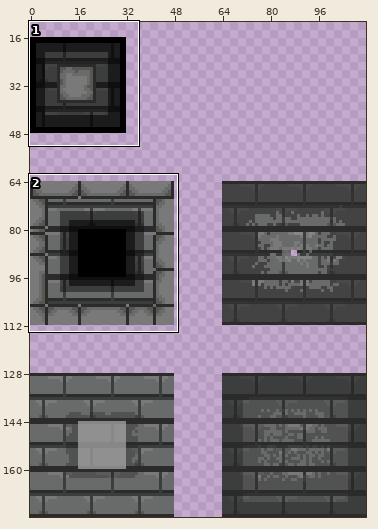
One commit to this sprite sheet: Assets/Art/Sprites/Background/Piso.png. The picture above shows the old version from afar; the outline marks the close-up.
Close-up. The starting point:
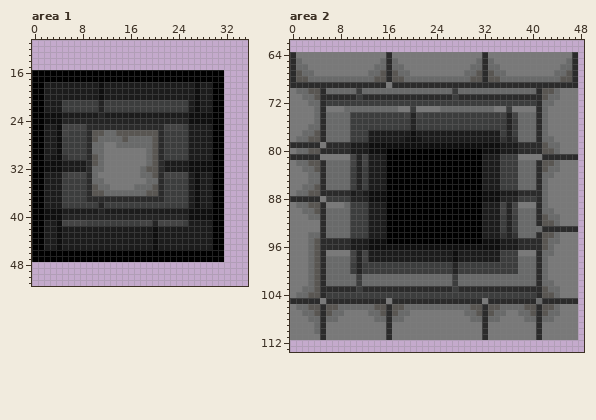
The file is 112x176 pixels. Colours within 5 levels of each other are drawn and written as one. Shown: area 1: x 0..35, y 11..51; area 2: x 0..48, y 62..113. The wide view leaves out empty margins. The commit also changed other parts of the picture, which this record leaves out.
Now the later version:
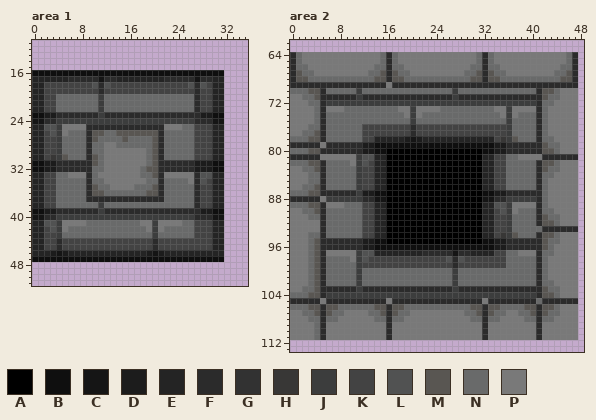
Palette (. is transparent): A #000000  B #0f0f0f  C #151515  D #1c1c1c  E #242424  F #2b2b2b  G #323232  H #383736  J #3c3d3d  K #434343  L #515252  M #595652  N #696a6a  P #797979
Diff:
Area 1:
y 16: x 0..31 AAAAAAAAAAAAAAAAAAAAAAAAAAAAAAAA -> BBBBBBBBBBBBBBBBBBBBBBBBBBBBBBBB
y 17: x 0..31 AAAAAAAAAAAAAAAAAAAAAAAAAAAAAAAA -> EEEEEEFFFFFCFFEEEEEEEEFFFFFCFFEE
y 18: x 0..31 AADDDDDDDDDBDDDDDDDDDDDDDDDBDDAA -> EEKKKKKKKKLFLKKKKKKKKKKKKKLFLKEE
y 19: x 0..31 AADDDDDDDDDBDDDDDDDDDDDDDDDBDDAA -> EEKKKKKKKKKFKKKKKKKKKKKKKKKFKKEE
y 20: x 0..31 AADDDDDDDDDBDDDDDDDDDDDDDDDBDDAA -> EEKKNNNNNNNJNNNNNNNNNNNNNNNFKKEE
y 21..22: x 0..31 AADDDJJJJJJEJJJJJJJJJJJJJJDBDDAA -> EEKKNNNNNNNJNNNNNNNNNNNNNNNFKKEE
y 23: x 0..31 AABBBDDDDDDEDDDDDDDDDDDDDDBBBBAA -> BBDDFFFFFFFJFFFFFFFFFFFFFFFFDDBB
y 24: x 0..31 AABBBEEEEEEEEEEEEEEEEEEEEEBBBBAA -> CCFFJJJJJJJJJJJJJJJJJJJJJJJFFFCC
y 25: x 0..8 AADDBKKKK -> EELLJPPPP; x 22..31 KKKJDDDDAA -> PPPNNKKKEE
y 26: x 0..8 AADDBKJJJ -> EEKLJPNNN; x 22..31 JJJJDDDDAA -> NNNNNKKKEE
y 27..29: x 0..8 AADDBJJJJ -> EEKKJNNNN; x 22..31 JJJJDDDDAA -> NNNNNKKKEE
y 30: x 0..8 AADCBGJJJ -> EEKHJMNNN; x 22..31 JJJJDDDDAA -> NNNNNKKKEE
y 31..32: x 0..8 AABBBDDDD -> BBDDFFFFF; x 22..31 DDDDBBBBAA -> FFFFFDDDBB
y 33: x 0..8 AADDDJKKK -> EEKKNNPPP; x 22..31 KKKKDBDDAA -> PPPPPFLLEE
y 34: x 0..8 AADDDJJJJ -> EEKKNNNNN; x 22..31 JJJJDBDDAA -> NNNNPFLKEE
y 35..37: x 0..8 AADDDJJJJ -> EEKKNNNNN; x 22..31 JJJJDBDDAA -> NNNNNFKKEE
y 38: x 0..31 AADDDJJJJJJEJJJJJJJJJJJJJJDBDDAA -> EEKKNNNNNNNJNNNNNNNNNNNNNNNFKKEE
y 39: x 0..31 AABBBDDDDDDEDDDDDDDDDDDDDDBBBBAA -> BBDDFFFFFFFJFFFFFFFFFFFFFFFFDDBB
y 40: x 0..31 AABBBEEEEEEEEEEEEEEEEEEEEEBBBBAA -> CCFFJJJJJJJJJJJJJJJJJJJJJJJFFFCC
y 41: x 0..31 AADDBKKKKJJJJJJJJJKKEKKKKJDDDDAA -> EELLJPPPPNNNNNNNNNPPJPPPPNNKKKEE
y 42: x 0..31 AADDBDDDDDDDDDDDDDDDBDDDDDDDDDAA -> EEKLJPNNNNNNNNNNNNNPJPNNNNNKKKEE
y 43: x 0..31 AADDBDDDDDDDDDDDDDDDBDDDDDDDDDAA -> EEKKJNNNNNNNNNNNNNNNJNNNNNNKKKEE
y 44..45: x 0..31 AADDBDDDDDDDDDDDDDDDBDDDDDDDDDAA -> EEKKFKKKKKKKKKKKKKKKFKKKKKKKKKEE
y 46: x 0..31 AAAAAAAAAAAAAAAAAAAAAAAAAAAAAAAA -> EEEDCDEEEEEEEEEEEEEDCDEEEEEEEEEE
y 47: x 0..31 AAAAAAAAAAAAAAAAAAAAAAAAAAAAAAAA -> BBBBBBBBBBBBBBBBBBBBBBBBBBBBBBBB
Area 2:
y 64: x 1 P -> N; x 15 P -> N; x 17 P -> N; x 31 P -> N; x 33 P -> N; x 46 P -> N
y 70: x 0 P -> N
y 74: x 10..37 JJJJJJJJJKEKJJJJJJJJJJJJJKEK -> NNNNNNNNNPJPNNNNNNNNNNNNNPJP
y 75: x 10..37 JJJJJJJJJJEJJJJJJJJJJJJJJJEJ -> NNNNNNNNNNJNNNNNNNNNNNNNNNJN
y 76: x 10..37 JJJJJJJJJJEJJJJJJJJJJJJJJJEJ -> NNKKKKKKKKFKKKKKKKKKKKKKKKJN
y 77: x 10..37 JJJDDDDDDDBDDDDDDDDDDDDDDJEJ -> NNKKKKKKKKFKKKKKKKKKKKKKKKJN
y 78: x 0 P -> N; x 10..37 JJJDDDDDDCBCDDDDDDDDDDDDDGEG -> NNKKEEEEEDCDEEEEEEEEEEEEKHJM
y 79: x 10..11 DD -> FF; x 13 B -> D; x 34 B -> D; x 36..37 DD -> FF
y 80: x 0 P -> N; x 10..11 DD -> FF; x 13 B -> D; x 34 B -> D; x 36..37 DD -> FF
y 81: x 10..15 KEKDDD -> PJLLEE; x 32..37 DDDJJJ -> EEKKNN
y 82: x 0 P -> N; x 10..15 KEKDDD -> PJLKEE; x 32..37 DDDJJJ -> EEKKNN
y 83..86: x 10..15 JEJDDD -> NJKKEE; x 32..37 DDDJJJ -> EEKKNN
y 87: x 0 P -> N; x 10..11 DE -> FJ; x 13 B -> D; x 34 B -> D; x 36..37 DD -> FF
y 88: x 10..15 EEEBBB -> JJFFCC; x 32..37 BBBEEE -> CCFFJJ
y 89: x 0 P -> N; x 10..15 JJJDDD -> NNKKEE; x 32..37 DDDKEK -> EELLJP
y 90: x 10..15 JJJDDD -> NNKKEE; x 32..37 DDDKEK -> EEKLJP
y 91..93: x 10..15 JJJDDD -> NNKKEE; x 32..37 DDDJEJ -> EEKKJN
y 94: x 10..15 JJJDDD -> NNKKEE; x 32..37 DDDGEG -> EEKHJM
y 95..96: x 10..11 DD -> FF; x 13 B -> D; x 34 B -> D; x 36..37 DD -> FF
y 97: x 10..37 KEKDDDDDDDDDDDDDDBDDDDDDDJJJ -> PJLLEEEEEEEEFFFFFCFFEEEEKKNN
y 98: x 10..37 KEKDDDDDDDDDDDDDDBDDDDDDDJJJ -> PJLKKKKKKKKKKKKKLFLKKKKKKKNN
y 99: x 10..37 JEJJJJJJJJJJJJJJJEJJJJJJJJJJ -> NJKKKKKKKKKKKKKKKFKKKKKKKKNN
y 100: x 10..37 JEJJJJJJJJJJJJJJJEJJJJJJJJJJ -> NJNNNNNNNNNNNNNNNJNNNNNNNNNN
y 104: x 0 P -> N
y 106: x 0 P -> N
y 111: x 4 P -> N
